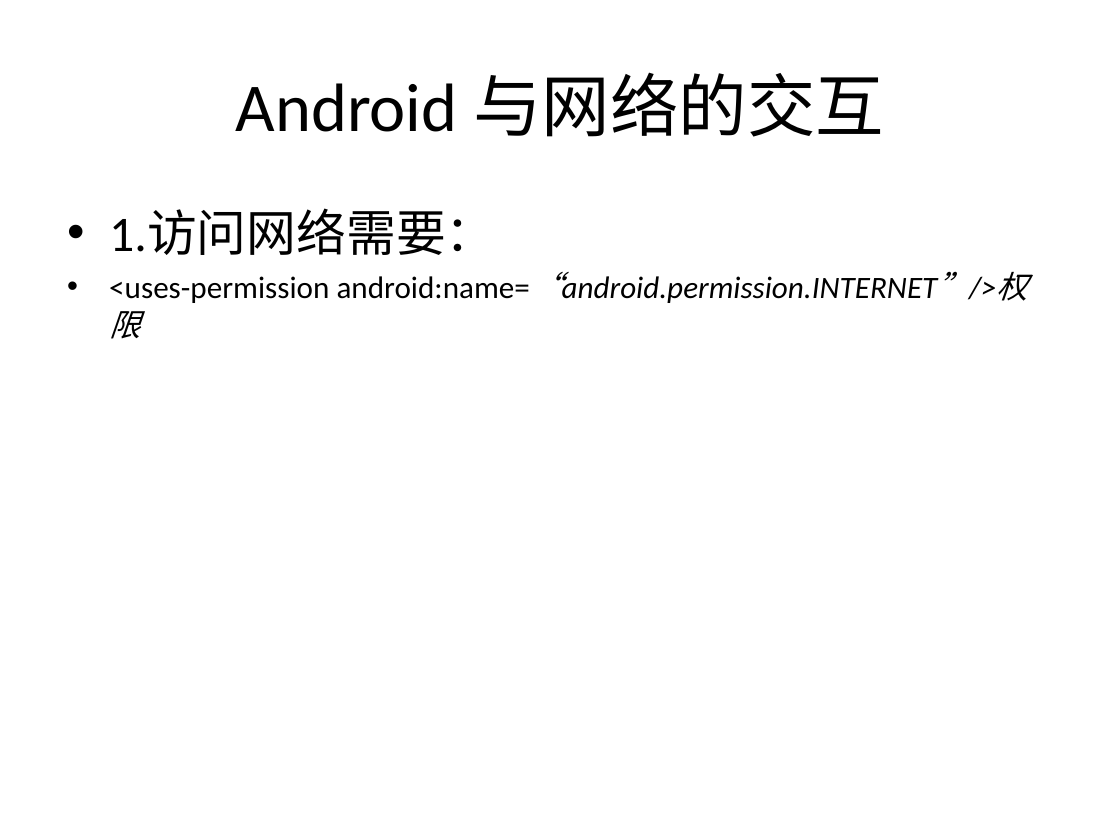
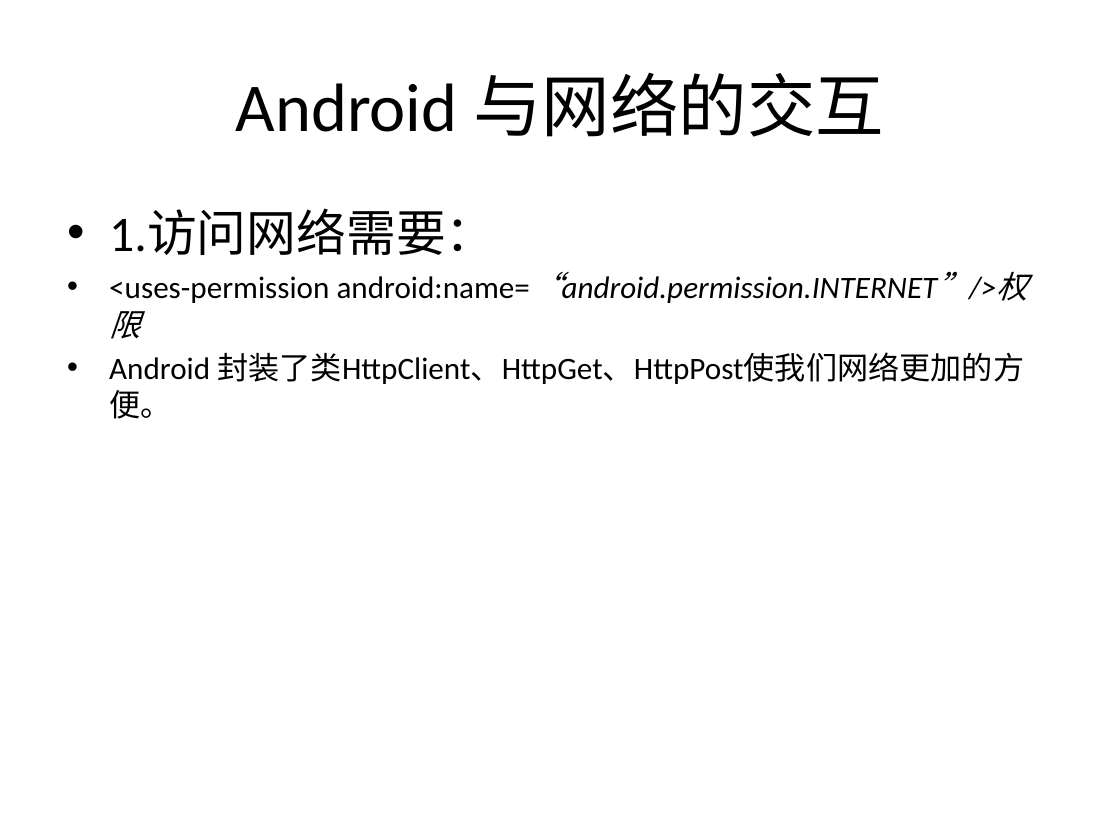
Before and after one commit to alanforgithub/share_content, a slide deck: slide 15 of 文件资料/Android培训-2.pptx. Drawn at 1120x840 pixels with LibreOffice and Linux fonts; fonts in the diff are those of the drawing. Boxes give left, top, right and bottom in pixels: in the first picture for what was removed or moved away, otherwise in the second. Text is boxed around its words. In the diff, an @@ line names an element or a change of style, - is before the commit and + after.

```diff
--- a/文件资料/Android培训-2.pptx
+++ b/文件资料/Android培训-2.pptx
@@ text at (109,352,1024,419): paragraph added @@
+• Android 封装了类HttpClient、HttpGet、HttpPost使我们网络更加的方便。
```
Also in this commit, not shown: 33 other files.
